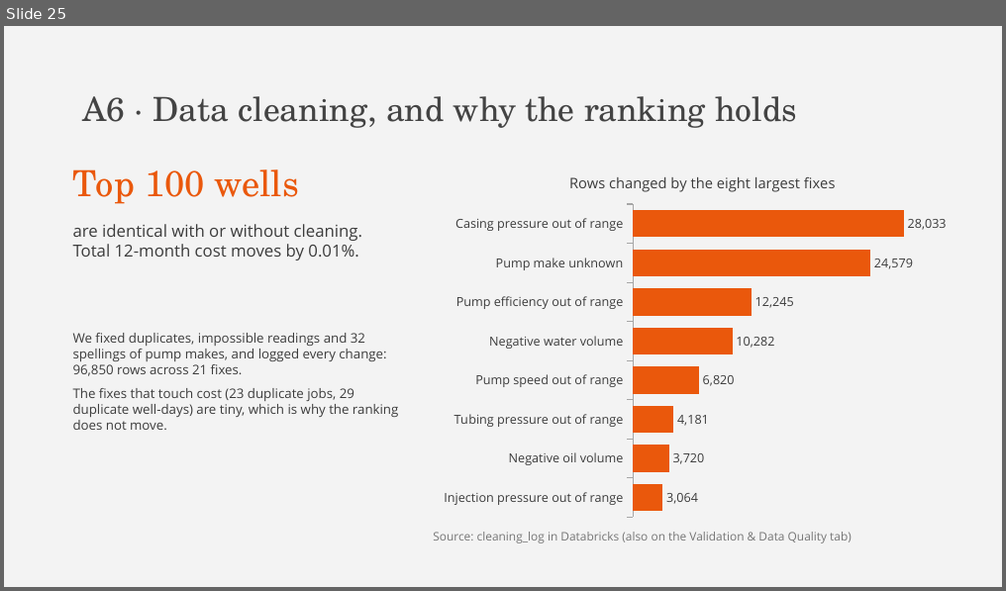
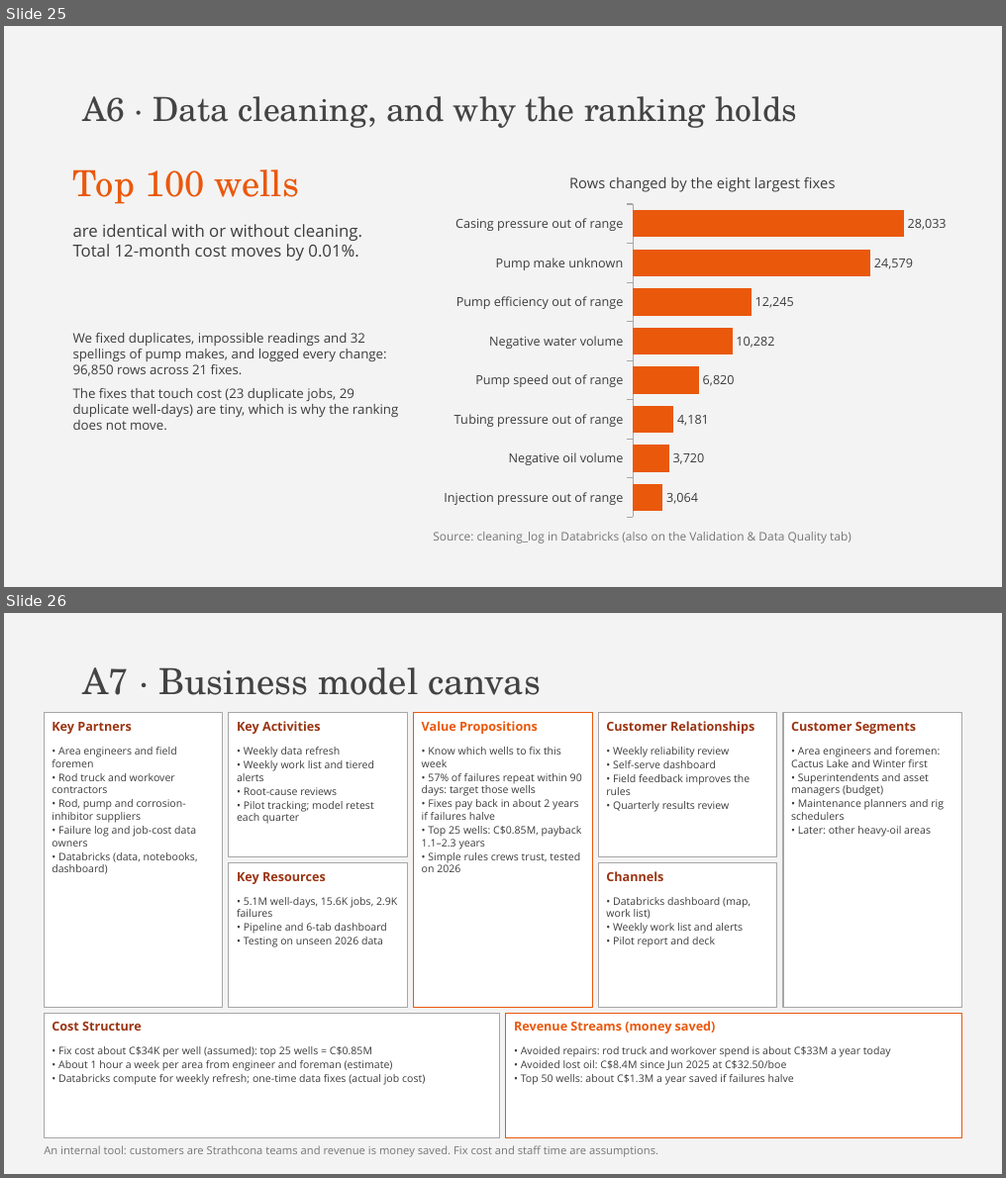
Before and after one commit to Angie629/dsmlc2026, a slide deck: docs/Bad Actors - DSMLC Datathon 2026.pptx. Shown one above the other, each under a label of ours: slide 25 before the commit, slides 25 and 26 after it. The pictures are 1006x591 and 1006x1178 pixels, drawn with LibreOffice and Linux fonts; fonts in the diff are those of the drawing. Boxes give left, top, right and bottom in pixels: in the first picture for what was removed or moved away, otherwise in the second. Text is boxed around its words. In the diff, an @@ line names an element or a change of style, - is before the commit and + after.

```diff
--- a/docs/Bad Actors - DSMLC Datathon 2026.pptx
+++ b/docs/Bad Actors - DSMLC Datathon 2026.pptx
@@ slide 26 added at (4,613,1002,1174), background #F3F3F3 @@
@@ title added at (82,667,541,695), 26 pt, text #434343 @@
+A7 · Business model canvas
@@ rectangle added at (44,713,223,1007), fill #FFFFFF, outline #A6A6A6 0.75 pt @@
@@ text added at (52,722,131,734), 9 pt, text #9A3412, bold @@
+Key Partners
@@ rectangle added at (229,713,407,858), fill #FFFFFF, outline #A6A6A6 0.75 pt @@
@@ text added at (237,721,321,734), 9 pt, text #9A3412, bold @@
+Key Activities
@@ rectangle added at (413,713,592,1007), fill #FFFFFF, outline #EA580C 0.75 pt @@
@@ text added at (422,721,538,734), 9 pt, text #EA580C, bold @@
+Value Propositions
@@ rectangle added at (599,713,777,858), fill #FFFFFF, outline #A6A6A6 0.75 pt @@
@@ text added at (606,721,754,734), 9 pt, text #9A3412, bold @@
+Customer Relationships
@@ rectangle added at (783,713,962,1007), fill #FFFFFF, outline #A6A6A6 0.75 pt @@
@@ text added at (791,722,916,734), 9 pt, text #9A3412, bold @@
+Customer Segments
@@ text added at (52,747,198,874), 7.5 pt, text #3C3C3C @@
+• Area engineers and field foremen
+• Rod truck and workover contractors
+• Rod, pump and corrosion-inhibitor suppliers
+• Failure log and job-cost data owners
+• Databricks (data, notebooks, dashboard)
@@ text added at (237,747,374,824), 7.5 pt, text #3C3C3C @@
+• Weekly data refresh
+• Weekly work list and tiered alerts
+• Root-cause reviews
+• Pilot tracking; model retest each quarter
@@ text added at (422,747,582,872), 7.5 pt, text #3C3C3C @@
+• Know which wells to fix this week
+• 57% of failures repeat within 90 days: target those wells
+• Fixes pay back in about 2 years if failures halve
+• Top 25 wells: C$0.85M, payback 1.1–2.3 years
+• Simple rules crews trust, tested on 2026
@@ text added at (606,747,749,812), 7.5 pt, text #3C3C3C @@
+• Weekly reliability review
+• Self-serve dashboard
+• Field feedback improves the rules
+• Quarterly results review
@@ text added at (791,747,944,837), 7.5 pt, text #3C3C3C @@
+• Area engineers and foremen: Cactus Lake and Winter first
+• Superintendents and asset managers (budget)
+• Maintenance planners and rig schedulers
+• Later: other heavy-oil areas
@@ rectangle added at (229,862,407,1007), fill #FFFFFF, outline #A6A6A6 0.75 pt @@
@@ text added at (237,872,326,884), 9 pt, text #9A3412, bold @@
+Key Resources
@@ rectangle added at (599,862,777,1007), fill #FFFFFF, outline #A6A6A6 0.75 pt @@
@@ text added at (606,871,663,881), 9 pt, text #9A3412, bold @@
+Channels
@@ text added at (237,897,397,948), 7.5 pt, text #3C3C3C @@
+• 5.1M well-days, 15.6K jobs, 2.9K failures
+• Pipeline and 6-tab dashboard
+• Testing on unseen 2026 data
@@ text added at (606,897,750,948), 7.5 pt, text #3C3C3C @@
+• Databricks dashboard (map, work list)
+• Weekly work list and alerts
+• Pilot report and deck
@@ rectangle added at (44,1013,500,1138), fill #FFFFFF, outline #A6A6A6 0.75 pt @@
@@ text added at (52,1022,142,1031), 9 pt, text #9A3412, bold @@
+Cost Structure
@@ rectangle added at (506,1013,962,1138), fill #FFFFFF, outline #EA580C 0.75 pt @@
@@ text added at (514,1021,716,1034), 9 pt, text #EA580C, bold @@
+Revenue Streams (money saved)
@@ text added at (58,1047,425,1085), 7.5 pt, text #3C3C3C @@
+• Fix cost about C$34K per well (assumed): top 25 wells = C$0.85M
+• About 1 hour a week per area from engineer and foreman (estimate)
+• Databricks compute for weekly refresh; one-time data fixes (actual job cost)
@@ text added at (521,1047,891,1085), 7.5 pt, text #3C3C3C @@
+• Avoided repairs: rod truck and workover spend is about C$33M a year today
+• Avoided lost oil: C$8.4M since Jun 2025 at C$32.50/boe
+• Top 50 wells: about C$1.3M a year saved if failures halve
@@ text added at (44,1146,658,1157), 8 pt, text #767676 @@
+An internal tool: customers are Strathcona teams and revenue is money saved. Fix cost and staff time are assumptions.
```
Also in this commit, not shown: 1 slide changed, 4 other files.
